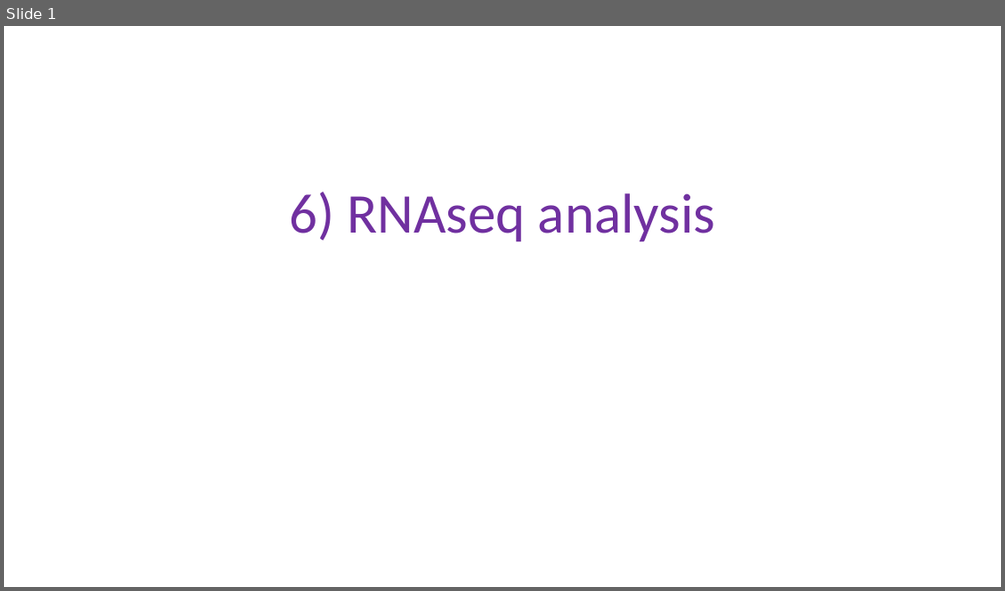
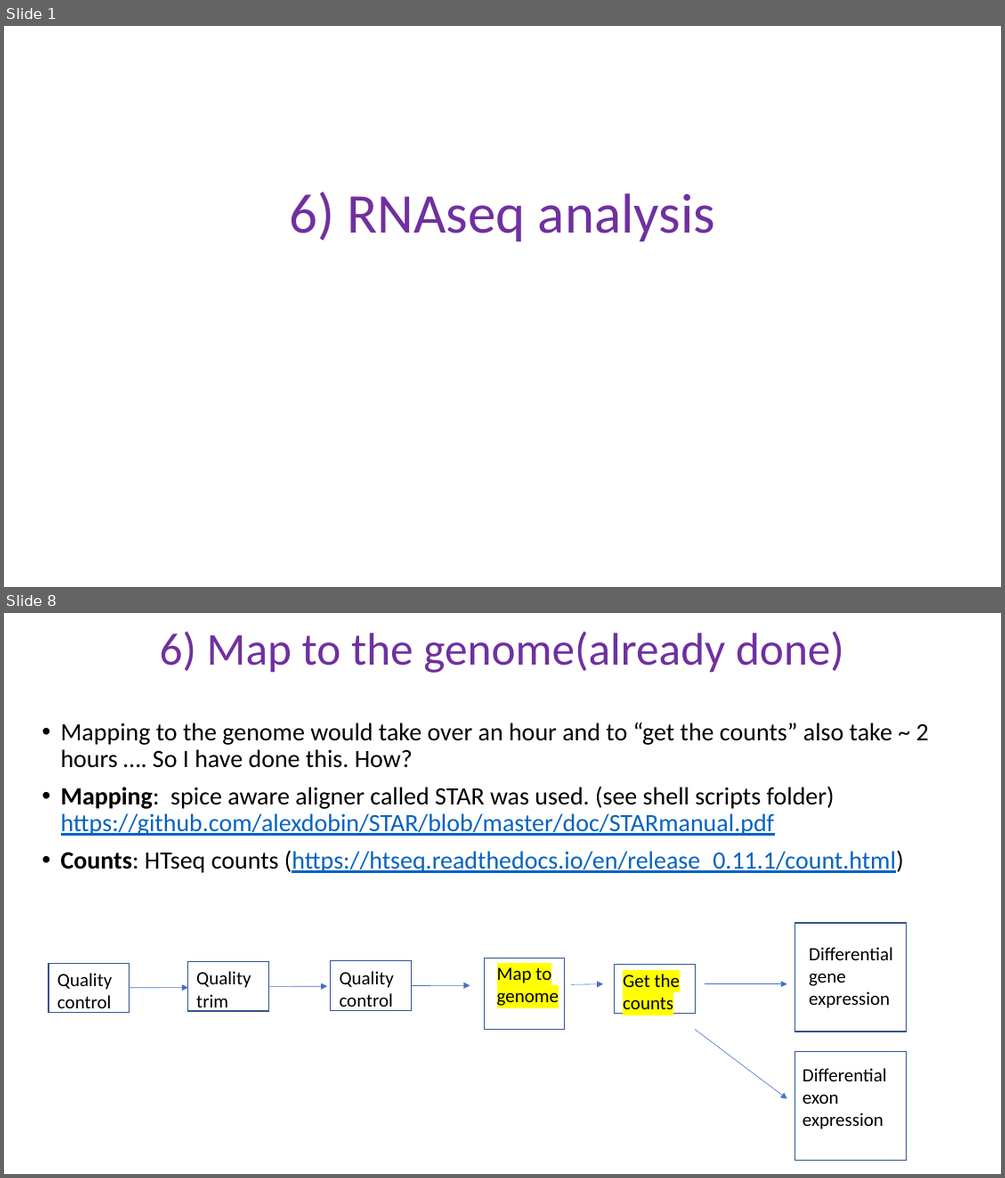
Before and after one commit to schlogl2017/RNAseq_workshop, a slide deck: powerpoint/6_RNAseq_DE.pptx. Shown one above the other, each under a label of ours: slide 1 before the commit, slides 1 and 8 after it; the slides between them are not shown. The pictures are 1005x591 and 1005x1178 pixels, drawn with LibreOffice and Linux fonts; fonts in the diff are those of the drawing. Boxes give left, top, right and bottom in pixels: in the first picture for what was removed or moved away, otherwise in the second. Text is boxed around its words. In the diff, an @@ line names an element or a change of style, - is before the commit and + after.

```diff
--- a/powerpoint/6_RNAseq_DE.pptx
+++ b/powerpoint/6_RNAseq_DE.pptx
@@ slide 8 added at (4,613,1001,1174), background #FFFFFF @@
@@ title added at (160,631,844,673), 44 pt, text #7030A0 @@
+6) Map to the genome(already done)
@@ text added at (61,722,929,873), 24 pt, text #000000 @@
+• Mapping to the genome would take over an hour and to “get the counts” also take ~ 2 hours …. So I have done this. How?
+• Mapping: spice aware aligner called STAR was used. (see shell scripts folder) https://github.com/alexdobin/STAR/blob/master/doc/STARmanual.pdf
+• Counts: HTseq counts (https://htseq.readthedocs.io/en/release_0.11.1/count.html)
@@ rectangle added at (795,923,906,1031), outline #325491 1 pt @@
@@ rectangle added at (484,957,565,1030), outline #325491 1 pt @@
@@ text added at (809,947,893,1008), 18 pt, text #000000 @@
+Differential gene expression
@@ rectangle added at (48,963,129,1013), outline #325491 1 pt @@
@@ text added at (57,973,112,1013), 18 pt, text #000000 @@
+Quality control
@@ rectangle added at (188,962,268,1011), outline #325491 1 pt @@
@@ text added at (196,971,251,1012), 18 pt, text #000000 @@
+Quality trim
@@ arrow added from (268, 986) to (327, 986), #4472C4 0.5 pt @@
@@ rectangle added at (330,961,411,1010), outline #325491 1 pt @@
@@ text added at (340,971,394,1011), 18 pt, text #000000 @@
+Quality control
@@ arrow added from (412, 985) to (469, 985), #4472C4 0.5 pt @@
@@ text added at (497,967,558,1005), 18 pt, text #000000 @@
+Map to genome
@@ arrow added from (572, 985) to (603, 984), #4472C4 0.5 pt @@
@@ rectangle added at (615,965,695,1013), outline #325491 1 pt @@
@@ text added at (623,973,680,1009), 18 pt, text #000000 @@
+Get the counts
@@ arrow added from (704, 984) to (787, 984), #4472C4 0.5 pt @@
@@ arrow added from (129, 988) to (188, 988), #4472C4 0.5 pt @@
@@ arrow added from (695, 1030) to (787, 1099), #4472C4 0.5 pt @@
@@ rectangle added at (795,1051,906,1159), outline #325491 1 pt @@
@@ text added at (802,1068,887,1129), 18 pt, text #000000 @@
+Differential exon expression
```
Also in this commit, not shown: 1 slide changed, 17 other slides added, 19 slides removed, 6 other files.
